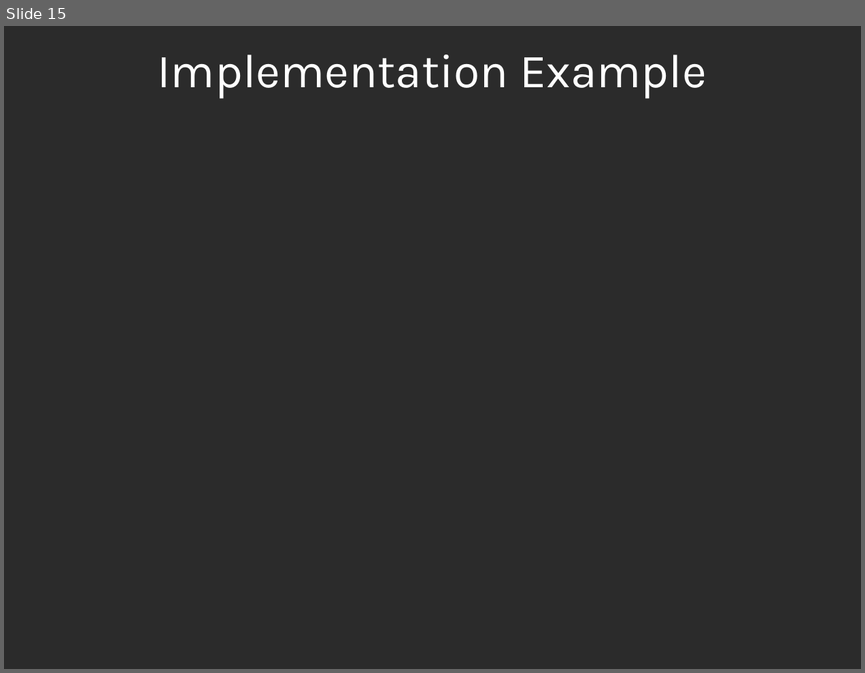
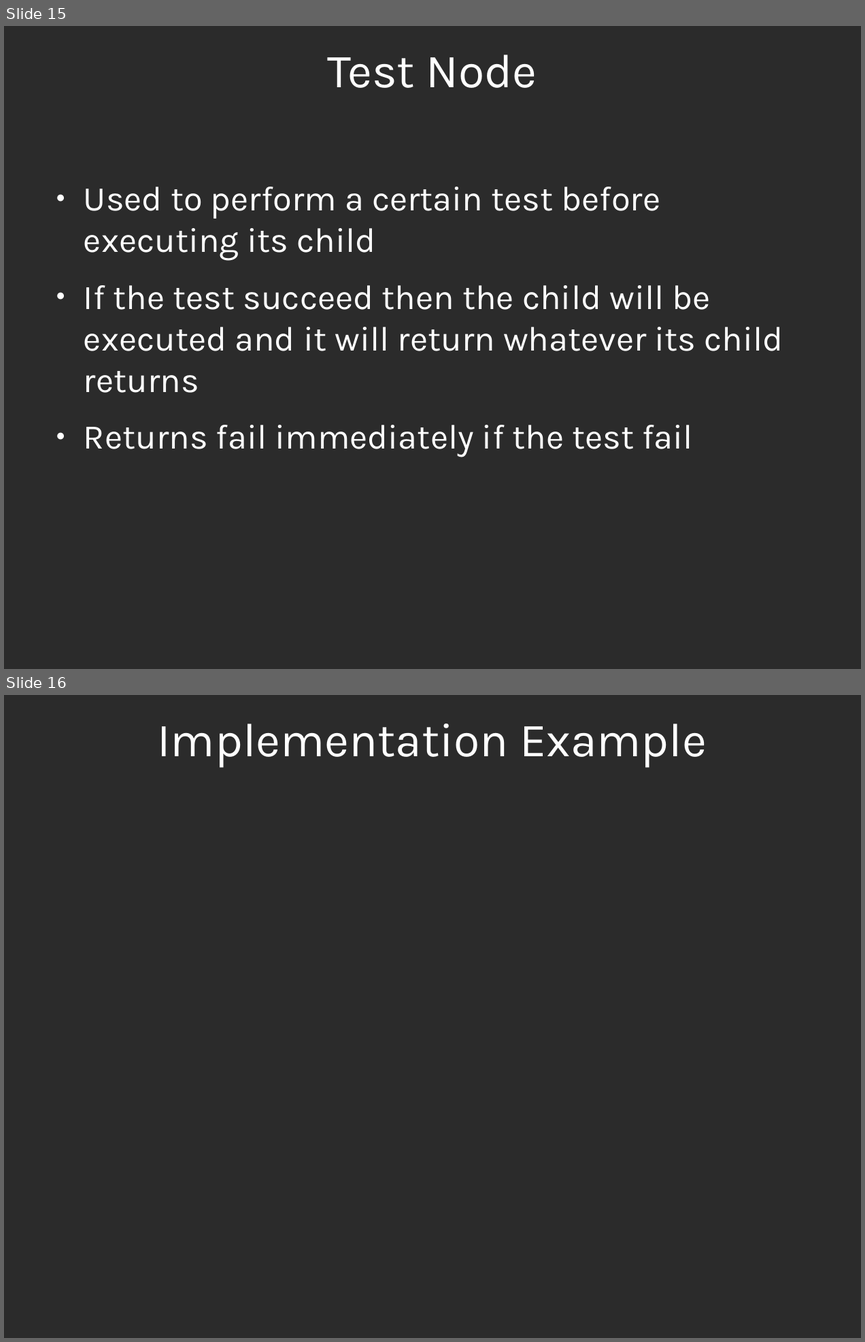
Before and after one commit to expee/AI_BehaviourTreeTest, a slide deck: Docs/BT_Presentation.odp. Shown one above the other, each under a label of ours: slide 15 before the commit, slides 15 and 16 after it. The pictures are 865x673 and 865x1342 pixels, drawn with LibreOffice and Linux fonts; fonts in the diff are those of the drawing; background and template pictures are left out; a plain dark background stands for a picture behind light text. Boxes give left, top, right and bottom in pixels: in the first picture for what was removed or moved away, otherwise in the second. Text is boxed around its words. In the diff, an @@ line names an element or a change of style, - is before the commit and + after.

```diff
--- a/Docs/BT_Presentation.odp
+++ b/Docs/BT_Presentation.odp
@@ slide 15 added at [4,26,861,669], background picture (left out) @@
@@ title added at [328,55,537,88], 44 pt, text #FFFFFF @@
+Test Node
@@ text added at [84,186,783,456], 32 pt, text #FFFFFF @@
+● Used to perform a certain test before executing its child
+● If the test succeed then the child will be executed and it will return whatever its child returns
+● Returns fail immediately if the test fail
@@ what was slide 15 is now slide 16 @@
```
Also in this commit, not shown: 3 slides changed, 10 other slides added, 10 slides removed.
